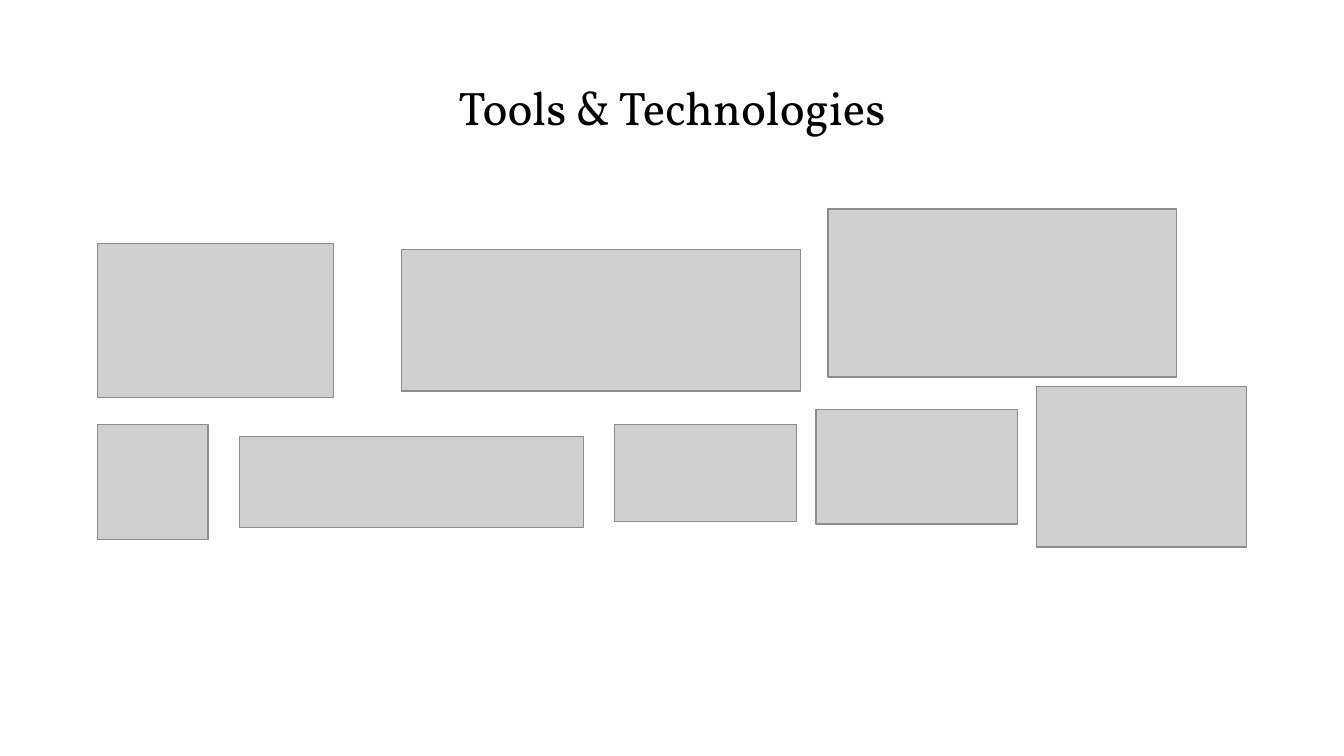
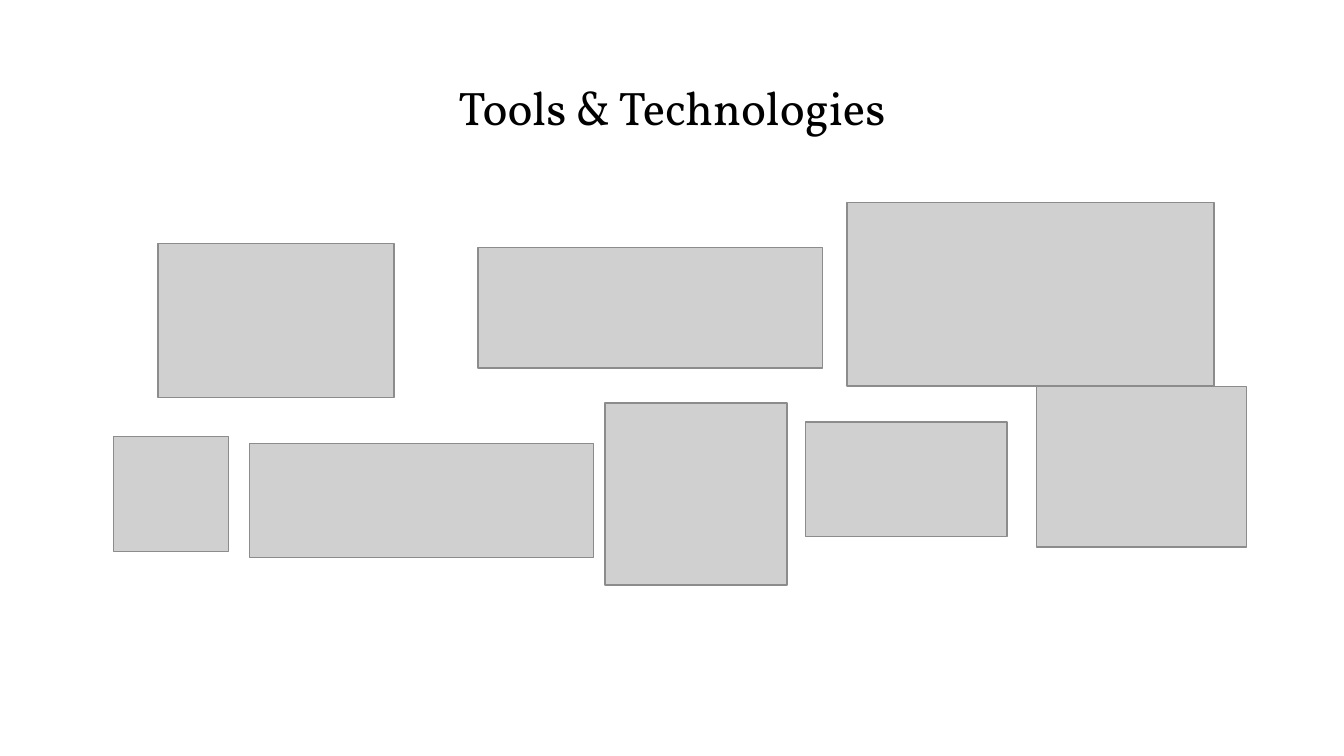
Before and after one commit to naik24/Semantic-Segmentation-for-Self-Driving-Cars, a slide deck: slide 9 of Semantic Segmentation for Self Driving Cars.pptx. Drawn at 1344x756 pixels with LibreOffice and Linux fonts; fonts in the diff are those of the drawing; grey boxes stand for pictures. Boxes give left, top, right and bottom in pixels: in the first picture for what was removed or moved away, otherwise in the second. Text is boxed around its words. In the diff, an @@ line names an element or a change of style, - is before the commit and + after.

Commit message:
ppt update

```diff
--- a/Semantic Segmentation for Self Driving Cars.pptx
+++ b/Semantic Segmentation for Self Driving Cars.pptx
@@ picture: place and size @@
-picture at [828,208,1176,376]
+picture at [847,203,1214,387]
@@ picture: place and size @@
-picture at [98,243,335,396]
+picture at [159,243,395,396]
@@ picture: place and size @@
-picture at [402,250,801,391]
+picture at [478,247,823,368]
@@ picture added at [605,403,786,585] @@
@@ picture: place and size @@
-picture at [98,425,208,539]
+picture at [113,437,227,551]
@@ picture: place and size @@
-picture at [239,437,583,528]
+picture at [250,444,594,558]
@@ picture removed at [614,425,796,521] @@
@@ picture: place and size @@
-picture at [816,410,1017,524]
+picture at [805,422,1007,536]
```
Also in this commit, not shown: 3 other slides changed, 2 other files.
